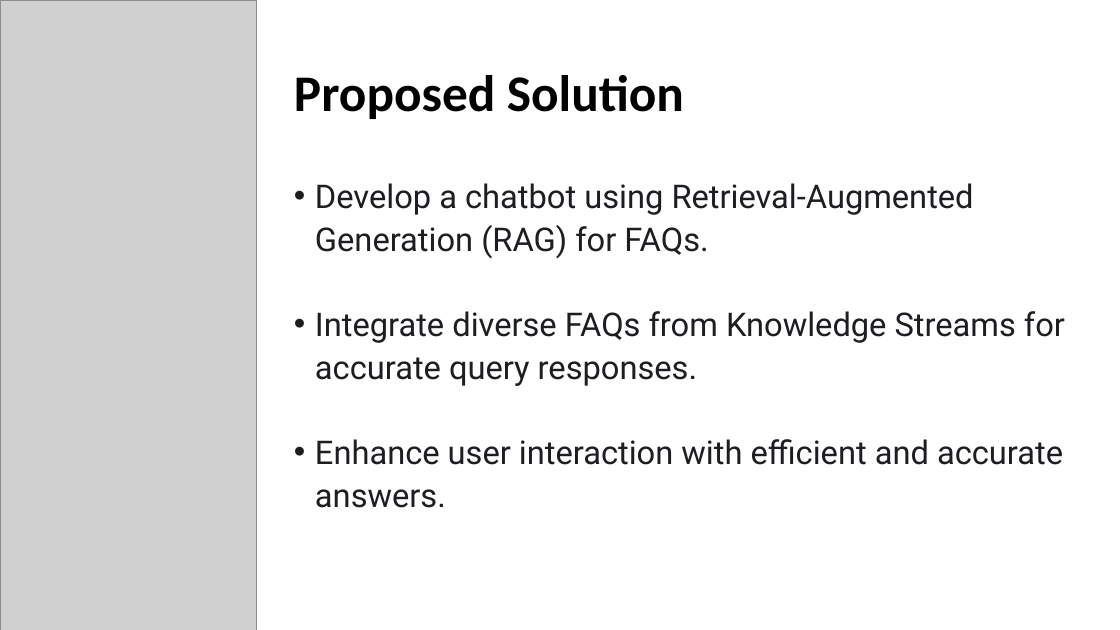
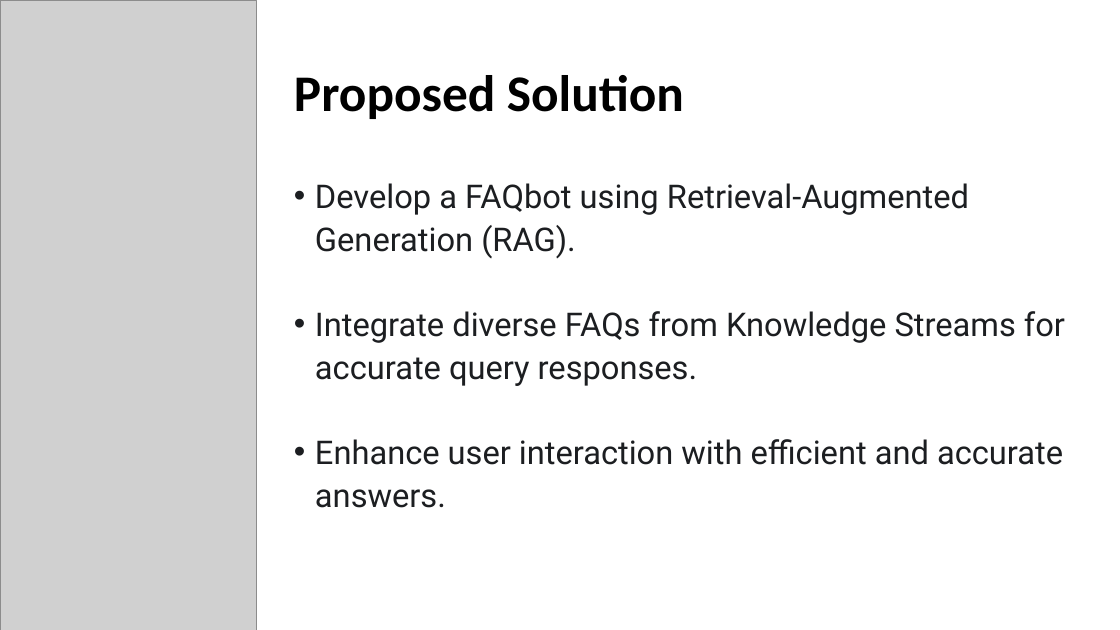
Before and after one commit to maryamfarooq13/FAQ-RAG-Application, a slide deck: slide 5 of Project Presentation.pptx. Drawn at 1120x630 pixels with LibreOffice and Linux fonts; fonts in the diff are those of the drawing; grey boxes stand for pictures. Boxes give left, top, right and bottom in pixels: in the first picture for what was removed or moved away, otherwise in the second. Text is boxed around its words. In the diff, an @@ line names an element or a change of style, - is before the commit and + after.

```diff
--- a/Project Presentation.pptx
+++ b/Project Presentation.pptx
@@ text at bbox=[315, 183, 969, 259]: text changed @@
-• Develop a chatbot using Retrieval-Augmented Generation (RAG) for FAQs.
+• Develop a FAQbot using Retrieval-Augmented Generation (RAG).
```
Also in this commit, not shown: 13 other slides changed, 6 slides added, 8 slides removed, 7 other files.
